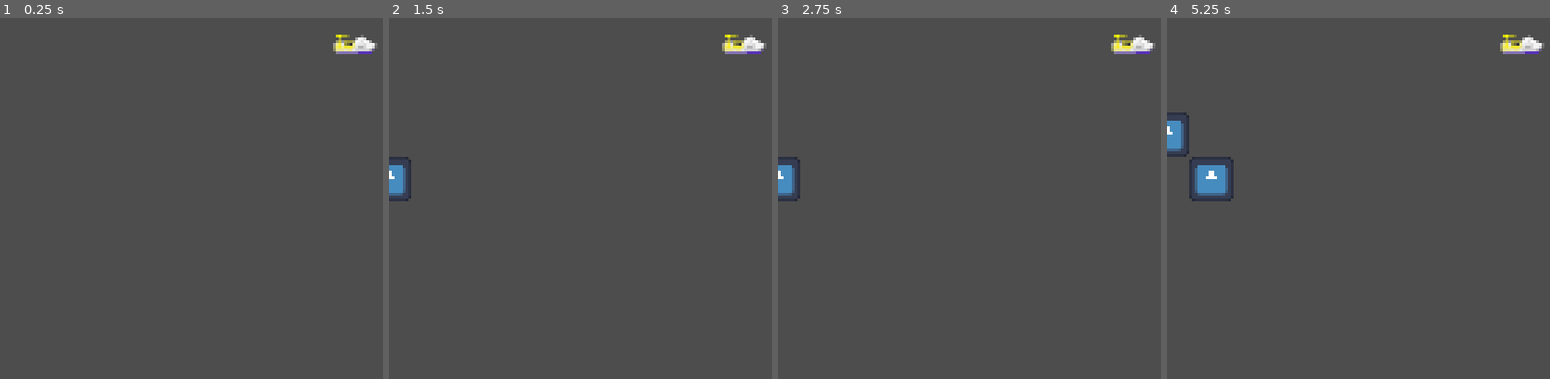
Above: before the commit, frames 1-4 (left to right).
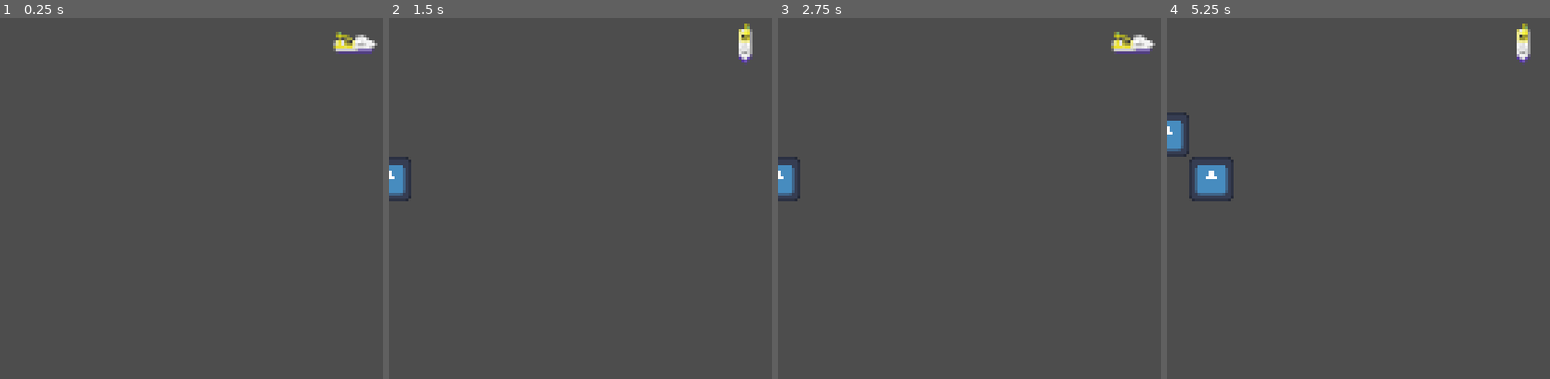
Above: after the commit, the same moments.

Repository: studentkrisk/minijam134
Game: Godot game, scene res://World/world.tscn
Two runs of this game, one before a commit and one after it. Both use one fixed random seed, a clock stepped at 60 frames per second and the inputs below. The engine's default icon, where the game draws it, is replaced by a stand-in: a white triangle on a blue panel in a dark square.
Inputs:
- Up to frame 1 (0.25 s): no input
- Up to frame 2 (1.5 s): tap Enter at 0.5 s; hold D (game_right) 0.53-1.28 s; tap Space (wait) at 0.6, 1.25, 1.35 s; hold S (game_down) from 1.28 s (still down)
- Up to frame 3 (2.75 s): tap Enter at 2 s; release S (game_down) at 2.03 s; hold D (game_right) from 2.03 s (still down); tap Space (wait) at 2.1 s
- Up to frame 4 (5.25 s): tap Space (wait) at 2.75, 2.85, 3.6, 4.25, 4.35, 5.1 s; release D (game_right) at 2.78 s; hold W (game_up) 2.78-3.53 s; tap Enter at 3.5 s; hold A (game_left) 3.53-5.03 s; hold S (game_down) from 5.03 s (still down)

The runs differ from the first frame. In frame 1, 0.4% of the frame differs, in the area x 86-99%, y 3-10%; in frame 2, 0.6%, in the area x 86-99%, y 1-14%; in frame 3, 0.4%; in frame 4, 0.6%.

Commit message:
Player Turning

Diff:
--- a/Player/Player.gd
+++ b/Player/Player.gd
@@ -5,6 +5,7 @@
 signal turn_end
 
 func _physics_process(delta):
+	$AnimationTree.active = !$AnimationTree.active
 	if not $Raycast2D.is_colliding():
 		global_position += $Raycast2D.target_position
 		if moving:
@@ -21,6 +22,9 @@
 	)
 
 	if(inp != Vector2.ZERO):
+		$AnimationTree.set("parameters/blend_position", inp)
+
+	if(inp != Vector2.ZERO):
 		moving = true
 	$Raycast2D.target_position = inp * Global.tile_size
 
--- a/Player/Player.tscn
+++ b/Player/Player.tscn
@@ -1,10 +1,120 @@
-[gd_scene load_steps=4 format=3 uid="uid://bbew8w873l4qn"]
+[gd_scene load_steps=15 format=3 uid="uid://bbew8w873l4qn"]
 
 [ext_resource type="Script" path="res://Player/Player.gd" id="1_qeom8"]
 [ext_resource type="Texture2D" uid="uid://b3bhkmm5aai4t" path="res://Art/player.png" id="2_7m6nd"]
 
 [sub_resource type="RectangleShape2D" id="RectangleShape2D_ucujw"]
 size = Vector2(15, 15)
+
+[sub_resource type="Animation" id="Animation_r3s8w"]
+resource_name = "Up"
+length = 0.001
+tracks/0/type = "value"
+tracks/0/imported = false
+tracks/0/enabled = true
+tracks/0/path = NodePath("Player:frame")
+tracks/0/interp = 1
+tracks/0/loop_wrap = true
+tracks/0/keys = {
+"times": PackedFloat32Array(0),
+"transitions": PackedFloat32Array(1),
+"update": 1,
+"values": [2]
+}
+
+[sub_resource type="Animation" id="Animation_q5288"]
+length = 0.001
+tracks/0/type = "value"
+tracks/0/imported = false
+tracks/0/enabled = true
+tracks/0/path = NodePath("Player:frame")
+tracks/0/interp = 1
+tracks/0/loop_wrap = true
+tracks/0/keys = {
+"times": PackedFloat32Array(0),
+"transitions": PackedFloat32Array(1),
+"update": 1,
+"values": [2]
+}
+
+[sub_resource type="Animation" id="Animation_6xxs3"]
+resource_name = "Down"
+length = 0.001
+tracks/0/type = "value"
+tracks/0/imported = false
+tracks/0/enabled = true
+tracks/0/path = NodePath("Player:frame")
+tracks/0/interp = 1
+tracks/0/loop_wrap = true
+tracks/0/keys = {
+"times": PackedFloat32Array(0),
+"transitions": PackedFloat32Array(1),
+"update": 1,
+"values": [3]
+}
+
+[sub_resource type="Animation" id="Animation_2wsyr"]
+resource_name = "Left"
+length = 0.001
+tracks/0/type = "value"
+tracks/0/imported = false
+tracks/0/enabled = true
+tracks/0/path = NodePath("Player:frame")
+tracks/0/interp = 1
+tracks/0/loop_wrap = true
+tracks/0/keys = {
+"times": PackedFloat32Array(0),
+"transitions": PackedFloat32Array(1),
+"update": 1,
+"values": [0]
+}
+
+[sub_resource type="Animation" id="Animation_gacpm"]
+resource_name = "Right"
+length = 0.001
+tracks/0/type = "value"
+tracks/0/imported = false
+tracks/0/enabled = true
+tracks/0/path = NodePath("Player:frame")
+tracks/0/interp = 1
+tracks/0/loop_wrap = true
+tracks/0/keys = {
+"times": PackedFloat32Array(0),
+"transitions": PackedFloat32Array(1),
+"update": 1,
+"values": [1]
+}
+
+[sub_resource type="AnimationLibrary" id="AnimationLibrary_pdew2"]
+_data = {
+"Down": SubResource("Animation_6xxs3"),
+"Left": SubResource("Animation_2wsyr"),
+"RESET": SubResource("Animation_q5288"),
+"Right": SubResource("Animation_gacpm"),
+"Up": SubResource("Animation_r3s8w")
+}
+
+[sub_resource type="AnimationNodeAnimation" id="AnimationNodeAnimation_k7ejr"]
+animation = &"Left"
+
+[sub_resource type="AnimationNodeAnimation" id="AnimationNodeAnimation_02hwi"]
+animation = &"Right"
+
+[sub_resource type="AnimationNodeAnimation" id="AnimationNodeAnimation_835kg"]
+animation = &"Down"
+
+[sub_resource type="AnimationNodeAnimation" id="AnimationNodeAnimation_8fh0m"]
+animation = &"Up"
+
+[sub_resource type="AnimationNodeBlendSpace2D" id="AnimationNodeBlendSpace2D_gwoo2"]
+blend_point_0/node = SubResource("AnimationNodeAnimation_k7ejr")
+blend_point_0/pos = Vector2(-1, 0)
+blend_point_1/node = SubResource("AnimationNodeAnimation_02hwi")
+blend_point_1/pos = Vector2(1, 0)
+blend_point_2/node = SubResource("AnimationNodeAnimation_835kg")
+blend_point_2/pos = Vector2(0, 1)
+blend_point_3/node = SubResource("AnimationNodeAnimation_8fh0m")
+blend_point_3/pos = Vector2(0, -1)
 
 [node name="Player" type="CharacterBody2D"]
 collision_layer = 3
@@ -13,6 +123,8 @@
 [node name="Player" type="Sprite2D" parent="."]
 scale = Vector2(0.5, 0.5)
 texture = ExtResource("2_7m6nd")
+hframes = 4
+frame = 2
 
 [node name="CollisionShape2D" type="CollisionShape2D" parent="."]
 shape = SubResource("RectangleShape2D_ucujw")
@@ -27,4 +139,15 @@
 [node name="CollisionShape2D" type="CollisionShape2D" parent="Area2D"]
 shape = SubResource("RectangleShape2D_ucujw")
 
+[node name="AnimationPlayer" type="AnimationPlayer" parent="."]
+libraries = {
+"": SubResource("AnimationLibrary_pdew2")
+}
+
+[node name="AnimationTree" type="AnimationTree" parent="."]
+tree_root = SubResource("AnimationNodeBlendSpace2D_gwoo2")
+anim_player = NodePath("../AnimationPlayer")
+active = true
+parameters/blend_position = Vector2(1, 2.08165e-12)
+
 [connection signal="body_entered" from="Area2D" to="." method="_on_area_2d_body_entered"]
Binary file changed: Art/player.png
